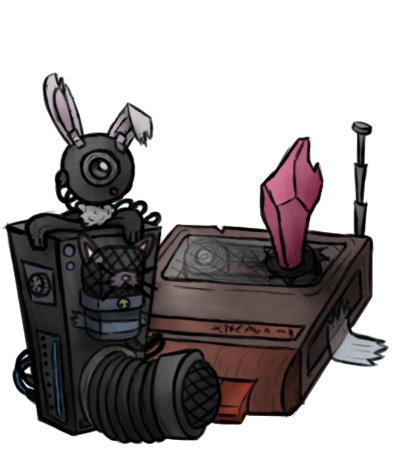
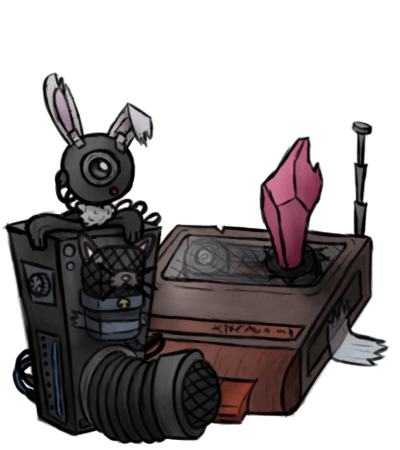
Comparing the layer stacks of the two 400x450 images. Changes:
painted on "Base color" (1st of 2) over [6, 121, 388, 441]
added layer "Capa 17" above "Color" over [117, 165, 373, 416]
